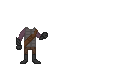
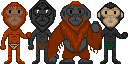
Revision of a layered w=128, h=64 image; what changed, layer by layer:
showed group "Ape King" (5 layers) over [16, 1, 102, 64]
renamed "Layer 13" to "Ape King Head", painted on it over [52, 1, 91, 35]
renamed "Layer 15" to "Ape King Body", painted on it over [37, 1, 102, 64]
added group "Gorilla Man" with 4 layers above "Gorilla Armor" over [28, 0, 60, 64]
showed "Gorilla Head", moved it into group "Gorilla Man", painted on it over [17, 0, 56, 34]
showed "Gorilla Arms", moved it into group "Gorilla Man", painted on it over [16, 29, 60, 50]
showed "Gorilla Legs", moved it into group "Gorilla Man", painted on it over [20, 46, 53, 64]
showed "Gorilla Torso", moved it into group "Gorilla Man", painted on it over [24, 26, 48, 50]
added group "Gorilla Armor" with 4 layers above "Chimp Man" over [28, 27, 60, 64]
moved "Gorilla Gloves" into group "Gorilla Armor", painted on it over [16, 32, 60, 50]
moved "Gorilla Chest Armor" into group "Gorilla Armor", painted on it over [17, 27, 56, 47]
moved "Gorilla Boots" into group "Gorilla Armor", painted on it over [20, 54, 53, 64]
moved "Gorilla Pants" into group "Gorilla Armor", painted on it over [24, 42, 48, 60]
added group "Chimp Man" with 4 layers above "Orang Man" over [96, 2, 128, 64]
added layer "Chimp Head" in group "Chimp Man" over [97, 2, 124, 31]
added layer "Chimp Arms" in group "Chimp Man" over [96, 29, 128, 50]
added layer "Chimp Legs" in group "Chimp Man" over [100, 46, 121, 64]
added layer "Chimp Torso" in group "Chimp Man" over [104, 26, 116, 50]
added group "Orang Man" with 4 layers above "Layer 17" over [0, 2, 32, 64]
renamed "Layer 16" to "Orang Head", showed it, moved it into group "Orang Man", painted on it over [1, 0, 44, 34]
added layer "Orang Arms" in group "Orang Man" over [0, 29, 32, 50]
added layer "Orang Legs" in group "Orang Man" over [4, 46, 25, 64]
added layer "Orang Torso" in group "Orang Man" over [8, 26, 20, 50]
